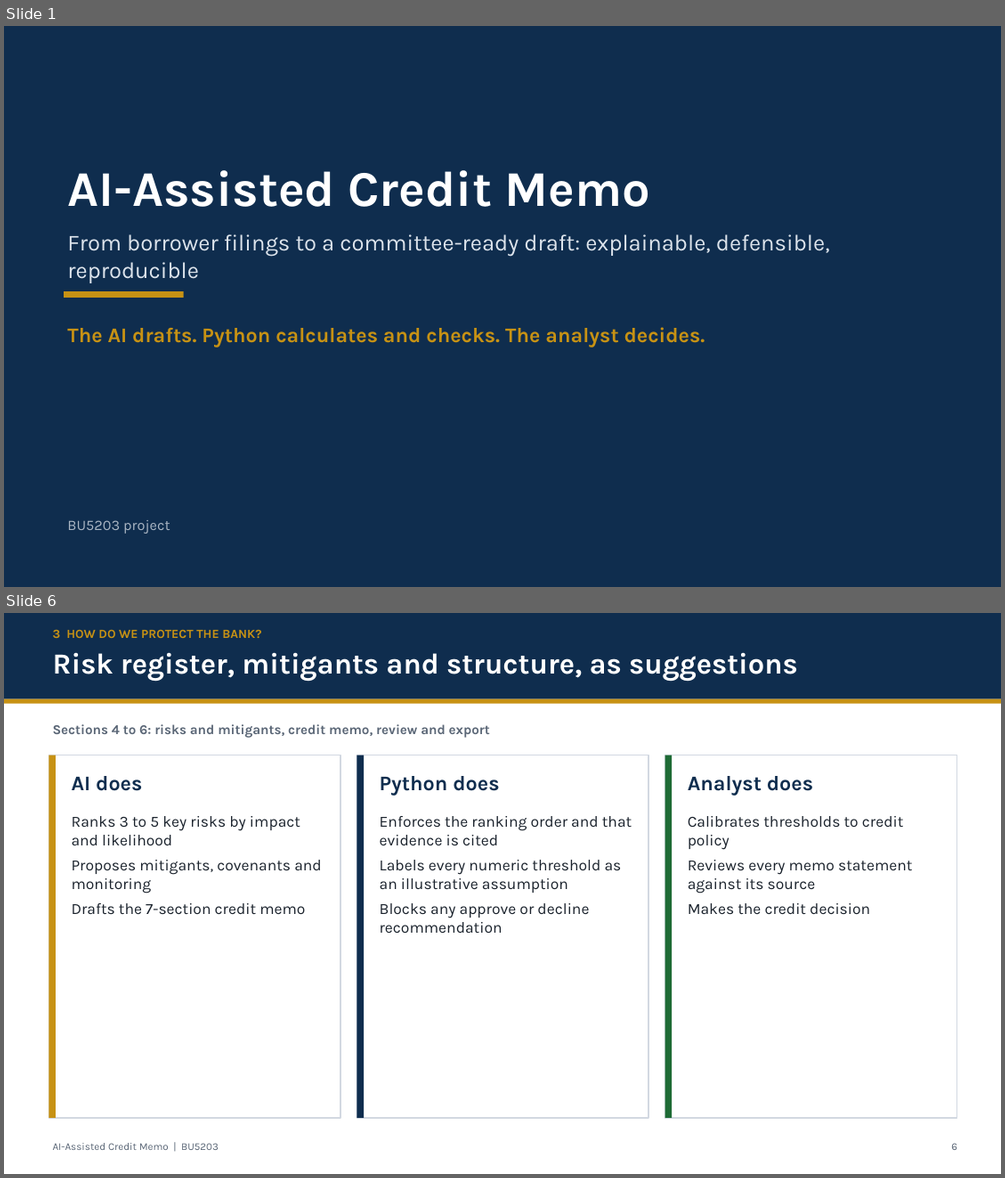
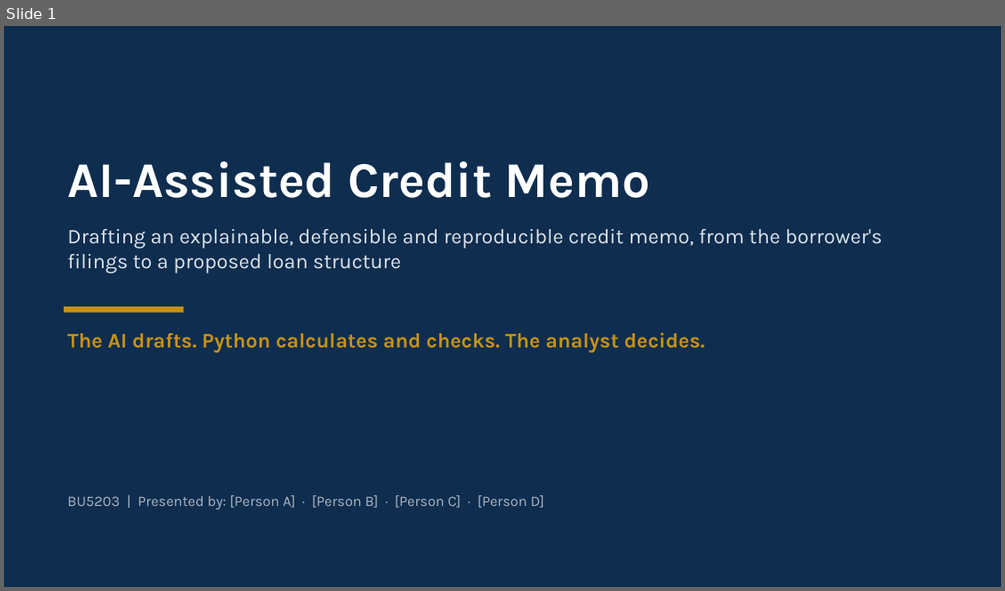
Before and after one commit to victor-CpUlU/BU5203, a slide deck: Credit_Memo_AI_Presentation.pptx. Shown one above the other, each under a label of ours: slides 1 and 6 before the commit, slide 1 after it; the slides between them are not shown. The pictures are 1005x1178 and 1005x591 pixels, drawn with LibreOffice and Linux fonts; fonts in the diff are those of the drawing. Boxes give left, top, right and bottom in pixels: in the first picture for what was removed or moved away, otherwise in the second. Text is boxed around its words. In the diff, an @@ line names an element or a change of style, - is before the commit and + after.

```diff
--- a/Credit_Memo_AI_Presentation.pptx
+++ b/Credit_Memo_AI_Presentation.pptx
@@ slide 6 removed at (4, 613, 1001, 1174), background #FFFFFF @@
@@ rectangle removed at (4, 613, 1001, 699) @@
@@ text removed at (53, 629, 261, 638) @@
-3 HOW DO WE PROTECT THE BANK?
@@ text removed at (53, 652, 798, 682) @@
-Risk register, mitigants and structure, as suggestions
@@ rectangle removed at (4, 699, 1001, 704) @@
@@ text removed at (53, 724, 490, 738) @@
-Sections 4 to 6: risks and mitigants, credit memo, review and export
@@ rectangle removed at (48, 755, 340, 1118) @@
@@ rectangle removed at (48, 755, 56, 1118) @@
@@ rectangle removed at (357, 755, 648, 1118) @@
@@ rectangle removed at (357, 755, 364, 1118) @@
@@ rectangle removed at (665, 755, 956, 1118) @@
@@ rectangle removed at (665, 755, 672, 1118) @@
@@ text removed at (72, 776, 142, 791) @@
-AI does
@@ text removed at (380, 776, 499, 795) @@
-Python does
@@ text removed at (688, 776, 813, 795) @@
-Analyst does
@@ text removed at (72, 816, 322, 914) @@
-Ranks 3 to 5 key risks by impact and likelihood
-Proposes mitigants, covenants and monitoring
-Drafts the 7-section credit memo
@@ text removed at (380, 816, 631, 933) @@
-Enforces the ranking order and that evidence is cited
-Labels every numeric threshold as an illustrative assumption
-Blocks any approve or decline recommendation
@@ text removed at (688, 816, 912, 914) @@
-Calibrates thresholds to credit policy
-Reviews every memo statement against its source
-Makes the credit decision
@@ text removed at (53, 1143, 218, 1150) @@
-AI-Assisted Credit Memo | BU5203
@@ text removed at (951, 1143, 957, 1150) @@
-6
@@ slide 1 changed as well @@
@@ text "AI-Assisted Credit Memo": place and size @@
-text "AI-Assisted Credit Memo" at (67, 170, 649, 207)
+text "AI-Assisted Credit Memo" at (67, 161, 649, 198)
@@ text at (67, 229, 882, 273): text changed; size 22 to 20 pt @@
-From borrower filings to a committee-ready draft: explainable, defensible, reproducible
+Drafting an explainable, defensible and reproducible credit memo, from the borrower's filings to a proposed loan structure
@@ rectangle: place and size @@
-rectangle at (64, 291, 184, 297)
+rectangle at (64, 306, 184, 313)
@@ text "The AI drafts. Python calculates ...": place and size @@
-text "The AI drafts. Python calculates ..." at (67, 327, 705, 346)
+text "The AI drafts. Python calculates ..." at (67, 332, 705, 353)
@@ text at (67, 495, 544, 509): text changed @@
-BU5203 project
+BU5203 | Presented by: [Person A] · [Person B] · [Person C] · [Person D]
```
Also in this commit, not shown: 12 slides added, 7 other slides removed, 3 other files.
